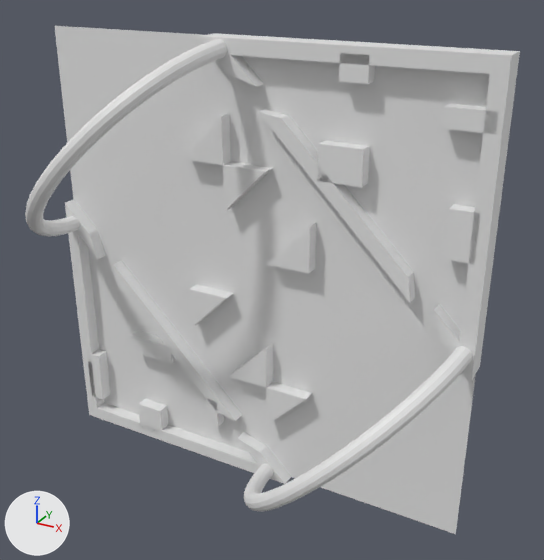
Before and after pictures for a commit that changed the FBX model Assets/Resources/PhotonPrefabs/TMPBlender/Levels/Keychain.fbx.
One viewpoint serves both versions: a camera (50 mm lens) standing at (76.6, -130.4, 65.5) and looking at (3.8, 1.8, -0.6). Every picture has the same lights, and +X, +Y and +Z are marked at lower left. Where no turn or scale is listed for an object, it has been applied to the vertices. Vertices at the same position are counted once.
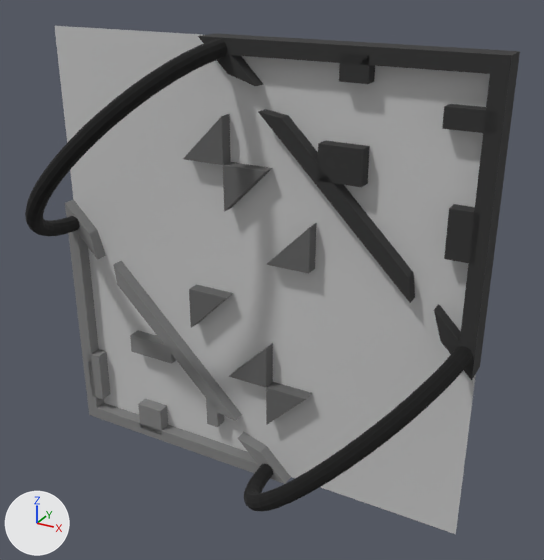
Where the change shows, as pixel boxes [x1, y1, x2, y2] in the pictures (544 x 560 px):
'Plane', recoloured: [55, 26, 490, 534] in both
'Cube', recoloured (grey to black): [198, 33, 520, 380] in both
'Cube.001', recoloured: [65, 199, 291, 484] in both
'Cube.015', recoloured: [183, 114, 231, 165] in both
'Cube.014', recoloured: [223, 162, 272, 212] in both
'Cube.011', recoloured: [266, 223, 316, 274] in both
'Cube.013', recoloured: [266, 382, 312, 425] in both
'Cube.012', recoloured: [229, 343, 273, 387] in both
'Cube.010', recoloured: [189, 284, 233, 328] in both
part 1 of me_torus_001, recoloured (white to black): [244, 346, 473, 512] in both
part 2 of me_torus, recoloured (grey to black): [25, 39, 227, 236] in both

What the commit changed:
Material 'Grey' (mat_grey) is new.
Its base color is (0.124, 0.124, 0.124) (dark grey #636363).
Its roughness is 1.0.
Material 'Rings' (mat_rings) is new.
Its base color is (0.0056, 0.0056, 0.0056) (black #111111).
Its roughness is 1.0.
Material 'Wall' (mat_wall) is new.
Its base color is (0.57, 0.57, 0.57) (light grey #c7c7c7).
Its roughness is 1.0.
Material 'Light' (mat_light) is new.
Its base color is (0.22, 0.22, 0.22) (grey #818181).
Its roughness is 1.0.
Material 'Black' (mat_black) is new.
Its base color is (0.0331, 0.0331, 0.0331) (black #333333).
Its roughness is 1.0.
me_torus_001 is used by ob_torus_001; location (26.4, 0.0, -26.4).
me_torus_001 had 576 vertices, 576 faces and spanned x -23.3..23.3, y -30.2..30.2, z -23.3..23.3.
me_torus_001 now has 300 vertices, 288 faces and spans x -23.3..23.3, y -30.2..0.0, z -23.3..23.3.
me_torus_001 part 1: 288 faces spanning x -23.3..23.3, y -30.2..0.0, z -23.3..23.3 switch from no material to mat_rings (black #111111).
me_cube_014 has 6 vertices, 8 faces and spans x -5.0..5.0, y -3.0..3.0, z -5.0..5.0.
me_cube_014 now uses material mat_grey (dark grey #636363).
me_plane has 4 vertices, 1 face and spans x -50.0..50.0, y 0.0, z -50.0..50.0.
me_plane now uses material mat_wall (light grey #c7c7c7).
me_cube_013 has 6 vertices, 8 faces and spans x -5.0..5.0, y -3.0..3.0, z -5.0..5.0.
me_cube_013 now uses material mat_grey (dark grey #636363).
me_cube_015 has 6 vertices, 8 faces and spans x -5.0..5.0, y -3.0..3.0, z -5.0..5.0.
me_cube_015 now uses material mat_grey (dark grey #636363).
me_cube_012 has 6 vertices, 8 faces and spans x -5.0..5.0, y -3.0..3.0, z -5.0..5.0.
me_cube_012 now uses material mat_grey (dark grey #636363).
me_torus is used by ob_torus; location (-26.5, -0.1, 26.5).
me_torus had 576 vertices, 576 faces and spanned x -23.3..23.3, y -30.2..30.2, z -23.3..23.3.
me_torus now has 300 vertices, 288 faces and spans x -23.3..23.3, y -30.2..0.0, z -23.3..23.3.
me_torus part 2: 288 faces spanning x -23.3..23.3, y -30.2..0.0, z -23.3..23.3 switch from no material to mat_rings (black #111111).
me_cube_001 has 98 vertices, 172 faces and spans x -30.0..30.0, y -3.0..3.0, z -30.0..30.0.
me_cube_001 now uses material mat_black (black #333333).
me_cube_016 has 6 vertices, 8 faces and spans x -5.0..5.0, y -3.0..3.0, z -5.0..5.0.
me_cube_016 now uses material mat_grey (dark grey #636363).
me_cube_011 has 6 vertices, 8 faces and spans x -5.0..5.0, y -3.0..3.0, z -5.0..5.0.
me_cube_011 now uses material mat_grey (dark grey #636363).
me_cube_002 has 98 vertices, 172 faces and spans x -30.0..30.0, y -3.0..3.0, z -30.0..30.0.
me_cube_002 now uses material mat_light (grey #818181).
